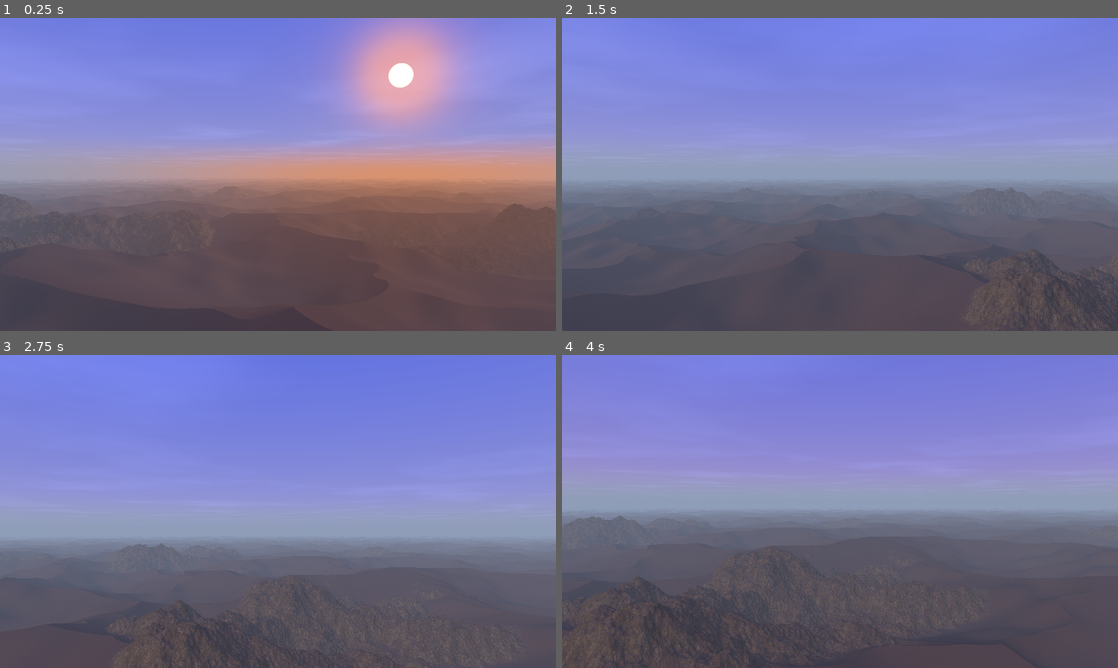
Above: before the commit, frames 1-4 (two rows, left to right).
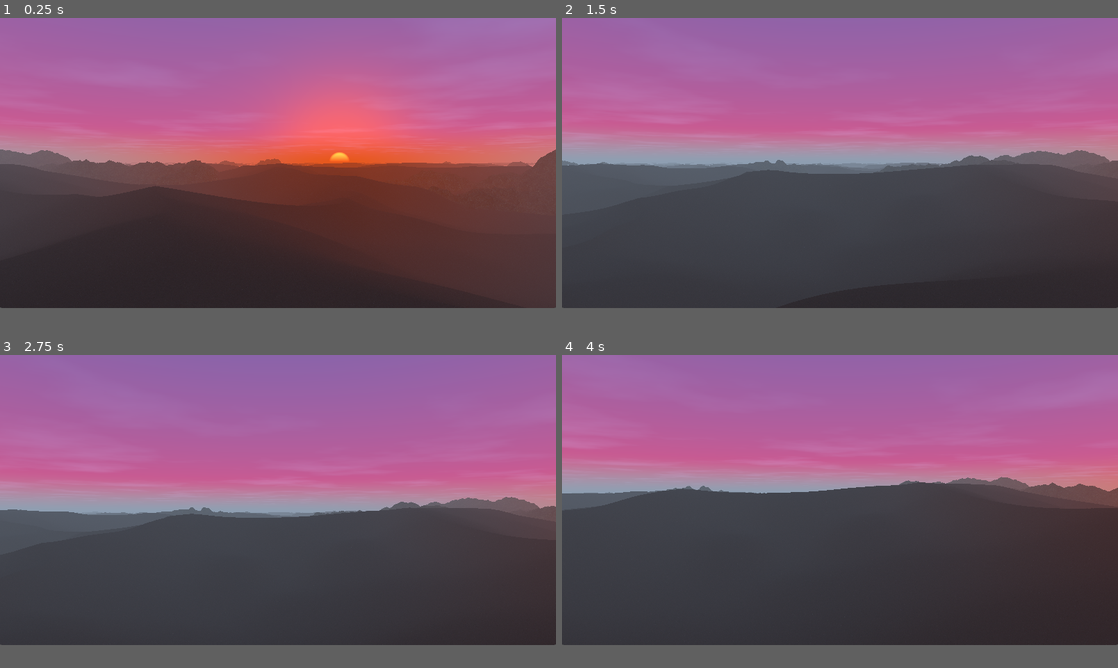
Above: after the commit, the same moments.

Repository: timo-eberl/realtime-graphics-exercises
Game: Godot game, scene res://scene.tscn
The game is run twice, just before and just after one commit, with the same random seed, the same clock (stepped at 60 frames per second) and the same inputs.
Inputs (mouse positions are in pixels of both pictures, inside the frame that each line leads up to):
- Up to frame 1 (0.25 s): no input
- Up to frame 2 (1.5 s): tap Enter at 0.5 s; move the mouse to (867, 174) at 0.52 s; hold W (move_forward) from 0.53 s (still down); tap R at 0.6 s; move the mouse to (812, 174) at 1.27 s; tap M at 1.35 s
- Up to frame 3 (2.75 s): keep holding W (move_forward); move the mouse to (289, 505) at 2.02 s; tap N at 2.1 s
- Up to frame 4 (4 s): keep holding W (move_forward); move the mouse to (834, 517) at 2.77 s; tap L at 2.85 s; move the mouse to (878, 514) at 3.52 s; tap 1 at 3.6 s
The window is 800x450 before the commit and 800x417 after it. Grey fills any space a smaller window leaves; there, only what the larger window draws over its background counts as a difference.

The runs differ from the first frame. In frame 1, 90% of the frame differs, in the area x 0-100%, y 0-93%; in frame 2, 87%; in frame 3, 90%; in frame 4, 86%.

Commit message:
final adjustments

Diff:
--- a/project-2/src/project.godot
+++ b/project-2/src/project.godot
@@ -21,8 +21,8 @@
 
 [display]
 
-window/size/viewport_width=1280
-window/size/viewport_height=720
+window/size/viewport_width=920
+window/size/viewport_height=480
 window/stretch/mode="canvas_items"
 window/stretch/aspect="expand"
 
--- a/project-2/src/scene.gd
+++ b/project-2/src/scene.gd
@@ -44,6 +44,7 @@
 
 @export_range(0.0, 24.0, 0.01) var time_of_day : float = 12.0
 @export var time_speed : float = 1.0
+@export var pass_time : bool = false
 
 @export_range(0.0, 10.0,0.01, "or_greater") var sun_radius_degrees : float = 0.5
 
@@ -116,7 +117,8 @@
 
 # Called every frame. 'delta' is the elapsed time since the previous frame.
 func _process(delta):
-	#time_of_day += delta * time_speed
+	if (pass_time):
+		time_of_day += delta * time_speed / 5.0
 	time_of_day = fmod(time_of_day, 24.0)
 	if not Engine.is_editor_hint(): # process input only when running stand-alone
 		if Input.is_action_just_pressed("ui_cancel"):
--- a/project-2/src/scene.gdshader
+++ b/project-2/src/scene.gdshader
@@ -2,7 +2,7 @@
 // constants
 const float EPSILON = 0.5; // larger than 0, but so small every smaller value is negative
 const float GRADIENT_DT = 0.25;
-const int MAX_STEPS = 150; // ray march steps
+const int MAX_STEPS = 200; // ray march steps
 const float MAX_DISTANCE = 1000.0; // from surface; if we are that far, we won't hit anything
 const bool ORTHO_VIEW = false;
 const bool SHOW_HEIGHT_CONTOUR_LINES = false;
--- a/project-2/src/scene.tscn
+++ b/project-2/src/scene.tscn
@@ -72,11 +72,11 @@
 shader_parameter/color_c = null
 shader_parameter/color_d = null
 shader_parameter/aspect_ratio = 1.77778
-shader_parameter/camera_position = Vector3(416.375, 100, -414.67)
-shader_parameter/azimuth = 3.14159
+shader_parameter/camera_position = Vector3(318.99, 6.565, -326.925)
+shader_parameter/azimuth = 3.3149
 shader_parameter/elevation = 0.0
 shader_parameter/vertical_fov_radians = 0.785398
-shader_parameter/time_of_day = 7.2
+shader_parameter/time_of_day = 6.0
 shader_parameter/cos_sun_radius = 0.999762
 shader_parameter/l_white = 2.0
 shader_parameter/exposure = 0.0
@@ -103,11 +103,11 @@
 grow_horizontal = 2
 grow_vertical = 2
 script = ExtResource("1_pttkg")
-time_of_day = 7.2
-time_speed = 5.0
+time_of_day = 6.0
+time_speed = 25.0
 sun_radius_degrees = 1.25
-azimuth = 180.0
-camera_position = Vector3(416.375, 100, -414.67)
+azimuth = 189.93
+camera_position = Vector3(318.99, 6.565, -326.925)
 movement_speed = 20.0
 
 [node name="Panel" type="Panel" parent="."]
